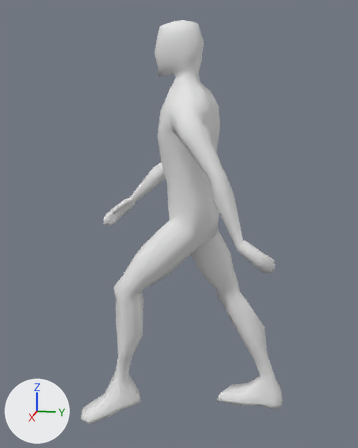
An edit to the Blender file Character Models -- Weapon Models -- Animations/LowPolyCharacter/lowPolyCharacterMeshWalkAnimationWithActionsInsteadOfDopeSheet.blend, drawn before and after from the same camera.
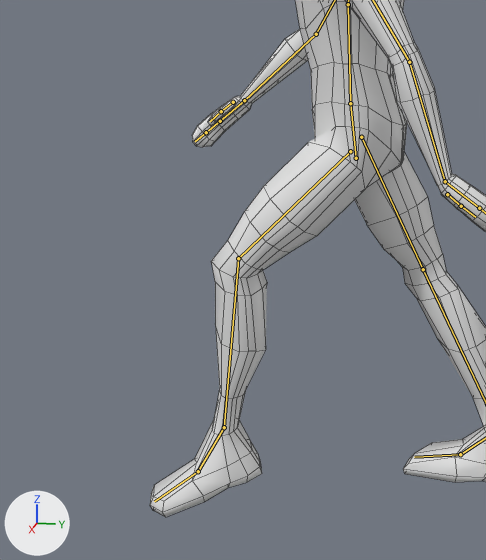
There are two pictures of each version: one whole from a camera (50 mm lens) standing at (2.144, 0.323, 1.459) and looking at (-0.004, -0.106, 0.922), one close up on the part from 0% to 73% of the width and 33% to 100% of the height. The lights are fixed; the arrows at lower left show +X, +Y and +Z. Both versions are drawn at frame 21 of the action 'WalkingCycle'; the numbers are the values there. The bones that bend it are drawn over the model as lines in the close-ups. The close-ups show mesh edges as thin lines.
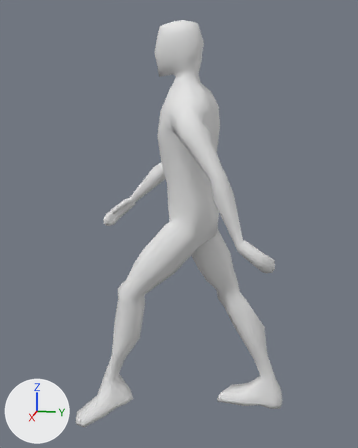
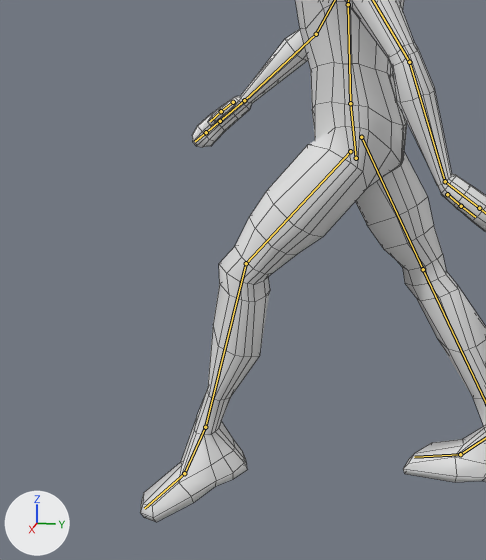
Edits to the bpy script that builds the scene:
```text
Change bone_legik_l:
    where bone_legik_l = bpy.data.objects['Armature'].pose.bones['LegIK.L']
    bone_legik_l.location: (-0.05, -0.34, 0.035) -> (-0.05, -0.39, 0.03)
    bone_legik_l.rotation_quaternion: (0.909, -0.155, -0.005, -0.002) -> (0.899, -0.205, -0.005, -0.002)  # degrees (-19, -1, 0) -> degrees (-26, -1, 0)
```

Location of each change, (x1, y1, x2, y2) in pixels of the close-ups (486 x 560 px):
'Cube', posed: before (150, 0, 486, 517); after (140, 0, 486, 522)
